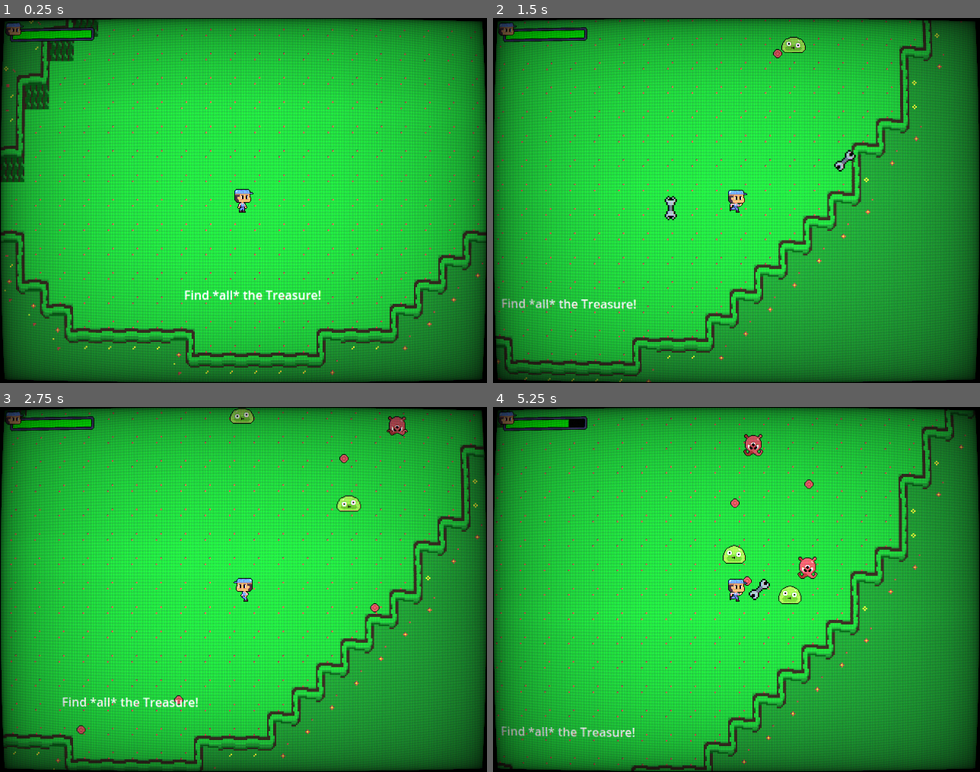
Above: before the commit, frames 1-4 (two rows, left to right).
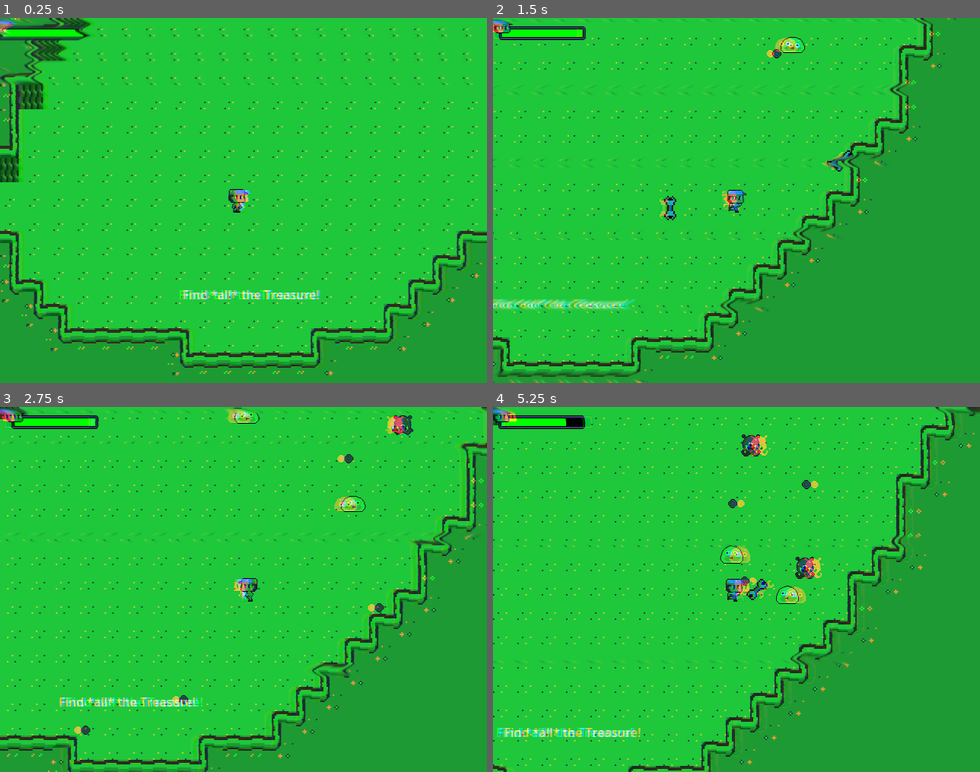
Above: after the commit, the same moments.

Repository: EncryptedCow/AGJ24
Game: Godot game, scene res://scenes/cabinets/cabinet3/cabinet3.tscn
Two runs of this game, one before a commit and one after it. Both use one fixed random seed, a clock stepped at 60 frames per second and the inputs below. This scene is started directly instead of the project's main scene.
Inputs (mouse positions are in pixels of both pictures, inside the frame that each line leads up to):
- Up to frame 1 (0.25 s): no input
- Up to frame 2 (1.5 s): move the mouse to (843, 182) at 0.52 s; press the mouse at (843, 182) at 0.53 s; hold D (move_right) from 0.53 s (still down); tap W (move_up) at 0.77 s; move the mouse to (639, 218) at 1.27 s; release the mouse at (639, 218) at 1.28 s; click (639, 218) at 1.35 s
- Up to frame 3 (2.75 s): tap W (move_up) at 1.52 s; move the mouse to (292, 509) at 2.02 s; release D (move_right) at 2.03 s; press the mouse at (292, 509) at 2.03 s; hold A (move_left) from 2.03 s (still down)
- Up to frame 4 (5.25 s): move the mouse to (712, 662) at 2.77 s; release A (move_left) at 2.78 s; release the mouse at (712, 662) at 2.78 s; hold D (move_right) 2.78-4.28 s; click (712, 662) at 2.85 s; tap W (move_up) at 3.02, 3.77, 4.52 s; move the mouse to (882, 644) at 3.52 s; press the mouse at (882, 644) at 3.53 s; move the mouse to (590, 534) at 4.27 s; release the mouse at (590, 534) at 4.28 s; hold A (move_left) 4.28-5.03 s; click (590, 534) at 4.35 s; move the mouse to (760, 589) at 5.02 s; press the mouse at (760, 589) at 5.03 s; hold D (move_right) from 5.03 s (still down)

The runs differ from the first frame. In frame 1, 52% of the frame differs, in the area x 0-100%, y 0-100%; in frame 2, 50%; in frame 3, 53%; in frame 4, 52%.

Commit message:
Crazier Effects

Diff:
--- a/scenes/cabinets/cabinet2/cabinet2.tscn
+++ b/scenes/cabinets/cabinet2/cabinet2.tscn
@@ -10,6 +10,7 @@
 [ext_resource type="Resource" uid="uid://ey05j37u78ho" path="res://dialogue_sequences/cabinet2_death.tres" id="8_8f1xw"]
 [ext_resource type="Script" path="res://components/car_spawner.gd" id="9_yaq1u"]
 [ext_resource type="PackedScene" uid="uid://dv5ye7llc0jc7" path="res://components/car_destroyer.tscn" id="10_yyqc2"]
+[ext_resource type="Shader" path="res://shaders/glitch2.gdshader" id="11_gla2q"]
 
 [sub_resource type="Gradient" id="Gradient_v2p3y"]
 offsets = PackedFloat32Array(0)
@@ -18,6 +19,14 @@
 [sub_resource type="GradientTexture1D" id="GradientTexture1D_8lb3m"]
 gradient = SubResource("Gradient_v2p3y")
 width = 1
+
+[sub_resource type="ShaderMaterial" id="ShaderMaterial_4ydhm"]
+shader = ExtResource("11_gla2q")
+shader_parameter/shake_power = 0.03
+shader_parameter/shake_rate = 0.2
+shader_parameter/shake_speed = 5.0
+shader_parameter/shake_block_size = 30.5
+shader_parameter/shake_color_rate = 0.01
 
 [node name="Cabinet2" instance=ExtResource("1_h6w3u")]
 
@@ -180,3 +189,11 @@
 [node name="CarSpawner2" type="Node2D" parent="." index="17"]
 position = Vector2(1080, -616)
 script = ExtResource("9_yaq1u")
+
+[node name="ColorRect2" type="ColorRect" parent="CanvasLayer" index="1"]
+material = SubResource("ShaderMaterial_4ydhm")
+anchors_preset = 15
+anchor_right = 1.0
+anchor_bottom = 1.0
+grow_horizontal = 2
+grow_vertical = 2
--- a/scenes/cabinets/cabinet3/cabinet3.tscn
+++ b/scenes/cabinets/cabinet3/cabinet3.tscn
@@ -9,9 +9,10 @@
 [ext_resource type="PackedScene" uid="uid://dlsq5k1nakpn3" path="res://entities/enemies/ranged_enemy.tscn" id="6_j1eb3"]
 [ext_resource type="Texture2D" uid="uid://berj24mnk3hfx" path="res://textures/key.png" id="6_kcro3"]
 [ext_resource type="Texture2D" uid="uid://cidm3bou8f0lj" path="res://textures/potion_2.png" id="7_r825n"]
-[ext_resource type="PackedScene" path="res://entities/heal_pickup.tscn" id="7_wgmi8"]
+[ext_resource type="PackedScene" uid="uid://bqra0bxw3sp24" path="res://entities/heal_pickup.tscn" id="7_wgmi8"]
 [ext_resource type="Texture2D" uid="uid://cykxax3sbeydk" path="res://textures/sword.png" id="8_xy77q"]
 [ext_resource type="Script" path="res://components/level_death_dialogue.gd" id="12_2ss4i"]
+[ext_resource type="Shader" path="res://shaders/glitch.gdshader" id="12_j3g7a"]
 [ext_resource type="Resource" uid="uid://clt1o0hnsyl7f" path="res://dialogue_sequences/cabinet3_death.tres" id="13_offdt"]
 
 [sub_resource type="Gradient" id="Gradient_ips06"]
@@ -21,6 +22,14 @@
 [sub_resource type="GradientTexture1D" id="GradientTexture1D_tc6tc"]
 gradient = SubResource("Gradient_ips06")
 width = 1
+
+[sub_resource type="ShaderMaterial" id="ShaderMaterial_d8vsc"]
+shader = ExtResource("12_j3g7a")
+shader_parameter/range = 0.02
+shader_parameter/noiseQuality = 174.2
+shader_parameter/noiseIntensity = 0.001
+shader_parameter/offsetIntensity = 0.023
+shader_parameter/colorOffsetIntensity = 1.576
 
 [node name="Cabinet3" instance=ExtResource("1_6adx5")]
 
@@ -333,6 +342,14 @@
 [node name="LevelDeathDialogue" type="Node" parent="." index="58"]
 script = ExtResource("12_2ss4i")
 death_sequence = ExtResource("13_offdt")
+
+[node name="ColorRect2" type="ColorRect" parent="CanvasLayer" index="1"]
+material = SubResource("ShaderMaterial_d8vsc")
+anchors_preset = 15
+anchor_right = 1.0
+anchor_bottom = 1.0
+grow_horizontal = 2
+grow_vertical = 2
 
 [editable path="TreasureGroup/TreasurePickup"]
 [editable path="TreasureGroup/TreasurePickup2"]
--- a/shaders/glitch.gdshader
+++ b/shaders/glitch.gdshader
@@ -1,54 +1,49 @@
-/*
-	Glitch Effect Shader by Yui Kinomoto @arlez80
-
-	MIT License
-*/
-
 shader_type canvas_item;
 
-// 振動の強さ
-uniform float shake_power = 0.03;
-// 振動率
-uniform float shake_rate : hint_range( 0.0, 1.0 ) = 0.2;
-// 振動速度
-uniform float shake_speed = 5.0;
-// 振動ブロックサイズ
-uniform float shake_block_size = 30.5;
-// 色の分離率
-uniform float shake_color_rate : hint_range( 0.0, 1.0 ) = 0.01;
-// スクリーン
-uniform sampler2D screen_texture : hint_screen_texture;
-
-float random( float seed )
+uniform float range : hint_range(0.0, 0.1, 0.005)= 0.05;
+uniform float noiseQuality : hint_range(0.0, 300.0, 0.1)= 250.0;
+uniform float noiseIntensity : hint_range(-0.6, 0.6, 0.0010)= 0.0088;
+uniform float offsetIntensity : hint_range(-0.1, 0.1, 0.001) = 0.03;
+uniform float colorOffsetIntensity : hint_range(0.0, 5.0, 0.001) = 1.3;
+uniform sampler2D SCREEN_TEXTURE : hint_screen_texture;
+float rand(vec2 co)
 {
-	return fract( 543.2543 * sin( dot( vec2( seed, seed ), vec2( 3525.46, -54.3415 ) ) ) );
+    return fract(sin(dot(co.xy ,vec2(12.9898,78.233))) * 43758.5453);
 }
 
-void fragment( )
+float verticalBar(float pos, float UVY, float offset)
 {
-	float enable_shift = float(
-		random( trunc( TIME * shake_speed ) )
-	<	shake_rate
-	);
+    float edge0 = (pos - range);
+    float edge1 = (pos + range);
 
-	vec2 fixed_uv = SCREEN_UV;
-	fixed_uv.x += (
-		random(
-			( trunc( SCREEN_UV.y * shake_block_size ) / shake_block_size )
-		+	TIME
-		) - 0.5
-	) * shake_power * enable_shift;
+    float x = smoothstep(edge0, pos, UVY) * offset;
+    x -= smoothstep(pos, edge1, UVY) * offset;
+    return x;
+}
+const float saturation = 0.2;
+void fragment()
+{
+    vec2 uv = SCREEN_UV;
+    for (float i = 0.0; i < 0.71; i += 0.1313)
+    {
+        float d = mod(TIME * i, 1.7);
+        float o = sin(1.0 - tan(TIME * 0.24 * i));
+    	o *= offsetIntensity;
+        uv.x += verticalBar(d, UV.y, o);
+    }
 
-	vec4 pixel_color = textureLod( screen_texture, fixed_uv, 0.0 );
-	pixel_color.r = mix(
-		pixel_color.r
-	,	textureLod( screen_texture, fixed_uv + vec2( shake_color_rate, 0.0 ), 0.0 ).r
-	,	enable_shift
-	);
-	pixel_color.b = mix(
-		pixel_color.b
-	,	textureLod( screen_texture, fixed_uv + vec2( -shake_color_rate, 0.0 ), 0.0 ).b
-	,	enable_shift
-	);
-	COLOR = pixel_color;
+    float UVY = uv.y;
+    UVY *= noiseQuality;
+    UVY = float(int(UVY)) * (1.0 / noiseQuality);
+    float noise = rand(vec2(TIME * 0.00001, UVY));
+    uv.x += noise * noiseIntensity;
+
+    vec2 offsetR = vec2(0.009 * sin(TIME), 0.0) * colorOffsetIntensity;
+    vec2 offsetG = vec2(0.0073 * (cos(TIME * 0.97)), 0.0) * colorOffsetIntensity;
+
+    float r = texture(SCREEN_TEXTURE, uv + offsetR).r;
+    float g = texture(SCREEN_TEXTURE, uv + offsetG).g;
+    float b = texture(SCREEN_TEXTURE, uv).b;
+    vec4 tex = vec4(r, g, b, 1.0);
+    COLOR = tex;
 }
--- /dev/null
+++ b/shaders/glitch2.gdshader
@@ -0,0 +1,54 @@
+/*
+	Glitch Effect Shader by Yui Kinomoto @arlez80
+
+	MIT License
+*/
+
+shader_type canvas_item;
+
+// 振動の強さ
+uniform float shake_power = 0.03;
+// 振動率
+uniform float shake_rate : hint_range( 0.0, 1.0 ) = 0.2;
+// 振動速度
+uniform float shake_speed = 5.0;
+// 振動ブロックサイズ
+uniform float shake_block_size = 30.5;
+// 色の分離率
+uniform float shake_color_rate : hint_range( 0.0, 1.0 ) = 0.01;
+// スクリーン
+uniform sampler2D screen_texture : hint_screen_texture;
+
+float random( float seed )
+{
+	return fract( 543.2543 * sin( dot( vec2( seed, seed ), vec2( 3525.46, -54.3415 ) ) ) );
+}
+
+void fragment( )
+{
+	float enable_shift = float(
+		random( trunc( TIME * shake_speed ) )
+	<	shake_rate
+	);
+
+	vec2 fixed_uv = SCREEN_UV;
+	fixed_uv.x += (
+		random(
+			( trunc( SCREEN_UV.y * shake_block_size ) / shake_block_size )
+		+	TIME
+		) - 0.5
+	) * shake_power * enable_shift;
+
+	vec4 pixel_color = textureLod( screen_texture, fixed_uv, 0.0 );
+	pixel_color.r = mix(
+		pixel_color.r
+	,	textureLod( screen_texture, fixed_uv + vec2( shake_color_rate, 0.0 ), 0.0 ).r
+	,	enable_shift
+	);
+	pixel_color.b = mix(
+		pixel_color.b
+	,	textureLod( screen_texture, fixed_uv + vec2( -shake_color_rate, 0.0 ), 0.0 ).b
+	,	enable_shift
+	);
+	COLOR = pixel_color;
+}
Not shown: 1 places in scenes/cabinets/cabinet2/cabinet2.tscn that only renumber resources
Not shown: 1 places in scenes/cabinets/cabinet3/cabinet3.tscn that only renumber resources
